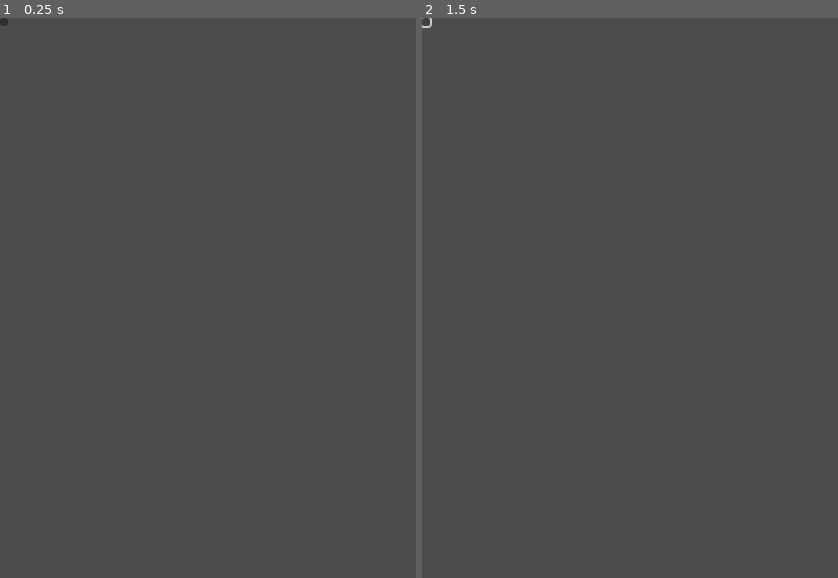
Above: before the commit, frames 1-2 (left to right).
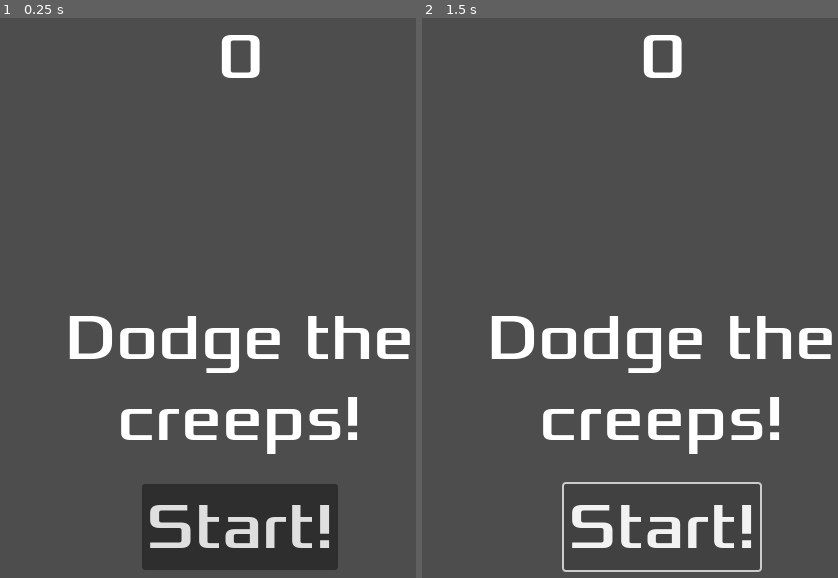
Above: after the commit, the same moments.

Repository: NicolasGarric/first-game-from-godot
Game: Godot game, scene res://hud.tscn
Same seed, same stepped clock (60 frames per second), same inputs: the game is played once before the commit and once after it. This scene is started directly instead of the project's main scene.
Inputs (mouse positions are in pixels of both pictures, inside the frame that each line leads up to; where the layout moved, square brackets give the same spot in the first picture):
- Up to frame 1 (0.25 s): no input
- Up to frame 2 (1.5 s): click (663, 527) [426, 23] at 0.5 s; click (663, 527) [426, 23] at 1.25 s

The runs differ from the first frame. In frame 1, 12% of the frame differs, in the area x 0-99%, y 0-99%; in frame 2, 6.6%.

Commit message:
HUD scene created

Diff:
--- /dev/null
+++ b/hud.gd
@@ -0,0 +1 @@
+extends CanvasLayer
--- a/hud.tscn
+++ b/hud.tscn
@@ -1,17 +1,61 @@
-[gd_scene format=3 uid="uid://bgl3qkgw3drr"]
+[gd_scene load_steps=3 format=3 uid="uid://bgl3qkgw3drr"]
+
+[ext_resource type="Script" path="res://hud.gd" id="1_12jmw"]
+[ext_resource type="FontFile" uid="uid://cref7iyeavtap" path="res://dodge_the_creeps_2d_assets/fonts/Xolonium-Regular.ttf" id="1_bheq3"]
 
 [node name="HUD" type="CanvasLayer"]
+script = ExtResource("1_12jmw")
 
 [node name="ScoreLabel" type="Label" parent="."]
-offset_right = 40.0
-offset_bottom = 23.0
+anchors_preset = 5
+anchor_left = 0.5
+anchor_right = 0.5
+offset_left = -22.5
+offset_right = 22.5
+offset_bottom = 78.0
+grow_horizontal = 2
+theme_override_fonts/font = ExtResource("1_bheq3")
+theme_override_font_sizes/font_size = 64
+text = "0"
+horizontal_alignment = 1
+vertical_alignment = 1
 
 [node name="Message" type="Label" parent="."]
-offset_right = 40.0
-offset_bottom = 23.0
+anchors_preset = 8
+anchor_left = 0.5
+anchor_top = 0.5
+anchor_right = 0.5
+anchor_bottom = 0.5
+offset_left = -240.0
+offset_top = -79.5
+offset_right = 240.0
+offset_bottom = 79.5
+grow_horizontal = 2
+grow_vertical = 2
+theme_override_fonts/font = ExtResource("1_bheq3")
+theme_override_font_sizes/font_size = 64
+text = "Dodge the
+creeps!"
+horizontal_alignment = 1
+vertical_alignment = 1
+autowrap_mode = 2
 
 [node name="StartButton" type="Button" parent="."]
-offset_right = 8.0
-offset_bottom = 8.0
+anchors_preset = 7
+anchor_left = 0.5
+anchor_top = 1.0
+anchor_right = 0.5
+anchor_bottom = 1.0
+offset_left = -98.0
+offset_top = -254.0
+offset_right = 98.0
+offset_bottom = -168.0
+grow_horizontal = 2
+grow_vertical = 0
+theme_override_fonts/font = ExtResource("1_bheq3")
+theme_override_font_sizes/font_size = 64
+text = "Start!"
 
 [node name="MessageTimer" type="Timer" parent="."]
+wait_time = 2.0
+one_shot = true
